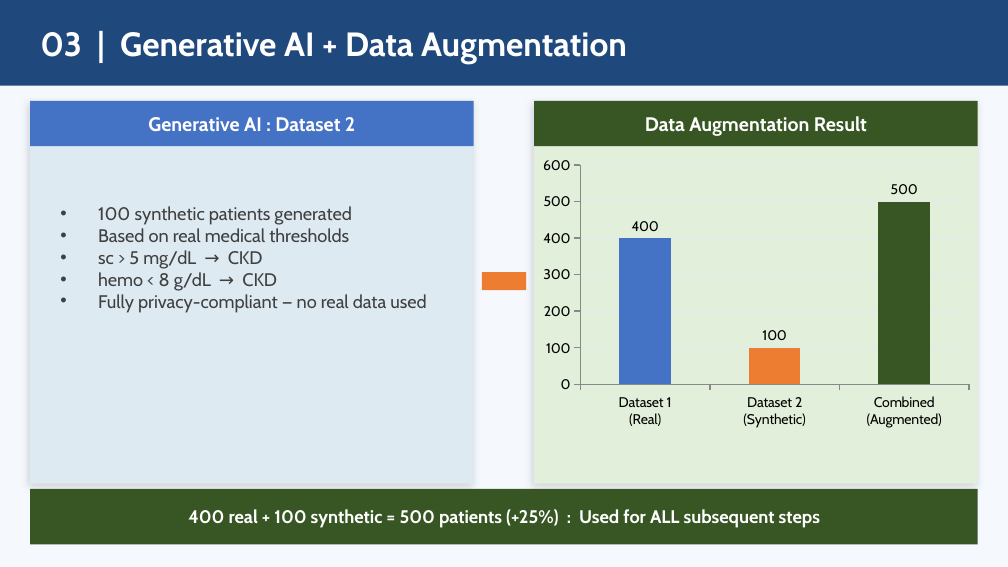
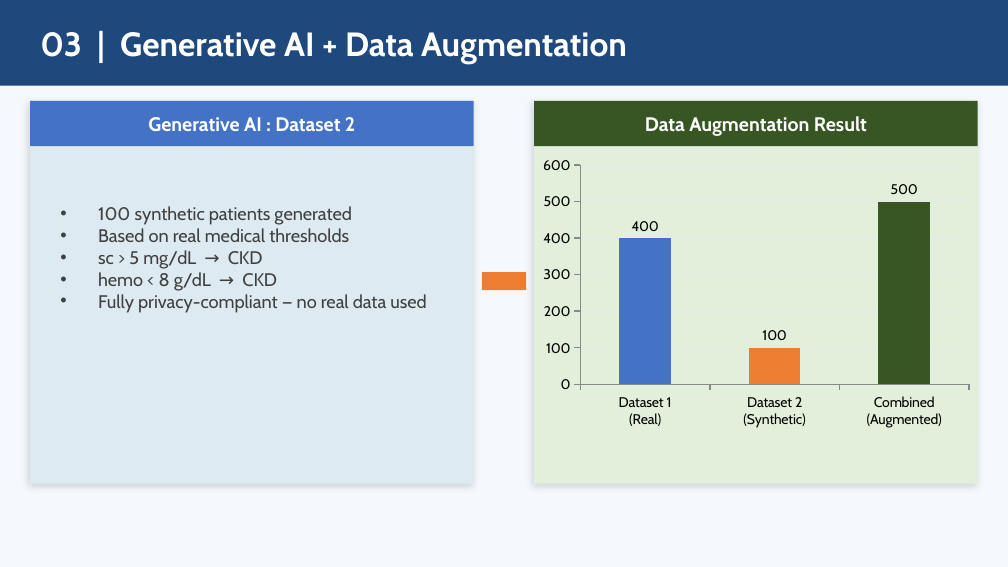
Before and after one commit to feredj/predict-kidney-disease-presence, a slide deck: slide 5 of CKD_Presentation.pptx. Drawn at 1008x567 pixels with LibreOffice and Linux fonts; fonts in the diff are those of the drawing. Boxes give left, top, right and bottom in pixels: in the first picture for what was removed or moved away, otherwise in the second. Text is boxed around its words. In the diff, an @@ line names an element or a change of style, - is before the commit and + after.

```diff
--- a/CKD_Presentation.pptx
+++ b/CKD_Presentation.pptx
@@ rectangle removed at <box>30,489,978,544</box> @@
@@ text removed at <box>188,509,820,528</box> @@
-400 real + 100 synthetic = 500 patients (+25%) : Used for ALL subsequent steps
```
Also in this commit, not shown: 4 other slides changed, 1 slide added, 2 slides removed, 1 other file.
